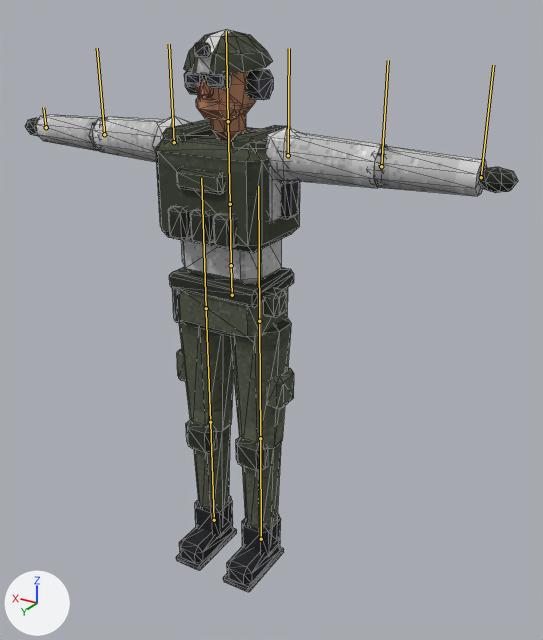
What one commit did to the glTF model assets/models/crew/rifleman.glb.
Camera for both pictures: a camera (50 mm lens) standing at (-1.272, 1.874, 1.904) and looking at (-0.142, -0.009, 0.963). Lighting does not change. The marker at lower left points along +X, +Y and +Z. The first picture is the older version. The bones that change, and the others that lie on the model, are drawn over the model as lines. Mesh edges are drawn as thin lines.

The first picture shows 'body'.
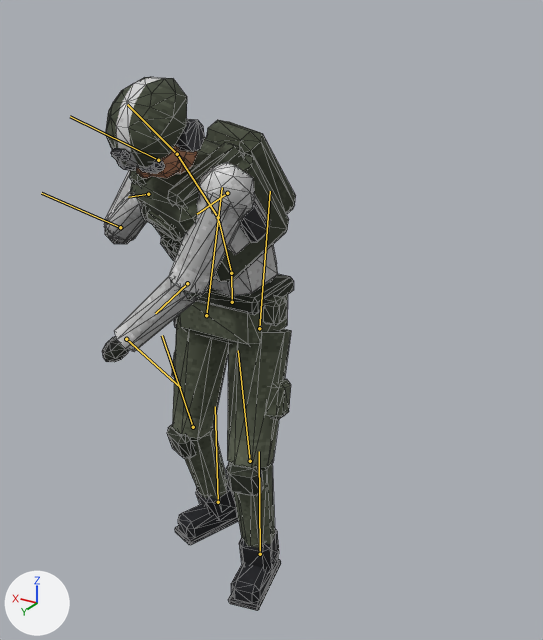
The newer file adds an action. The first version stands in its rest pose; the second is drawn at frame 0 of the action 'aim_shotgun_d60'.

Pixel boxes [x1, y1, x2, y2] of what changed, in the pictures (543 x 640 px):
'body', posed (61% narrower): before [25, 29, 518, 592]; after [102, 77, 296, 610]
bone 'hips', root to tip: before (232, 295) to (231, 265); after (232, 302) to (231, 273)
bone 'spine', root to tip: before (231, 265) to (230, 204); after (231, 273) to (218, 217)
bone 'chest', root to tip: before (230, 204) to (228, 121); after (218, 217) to (177, 154)
bone 'head', root to tip: before (228, 121) to (226, 31); after (177, 154) to (127, 104)
bone 'upper_arm_l', root to tip: before (288, 155) to (289, 48); after (227, 193) to (197, 214)
bone 'forearm_l', root to tip: before (381, 166) to (388, 60); after (187, 283) to (155, 313)
bone 'hand_l', root to tip: before (481, 177) to (493, 65); after (126, 339) to (180, 387)
bone 'upper_arm_r', root to tip: before (174, 142) to (169, 44); after (158, 160) to (70, 116)
bone 'forearm_r', root to tip: before (104, 134) to (97, 48); after (120, 227) to (41, 193)
bone 'hand_r', root to tip: before (46, 127) to (43, 107); after (148, 194) to (128, 197)
bone 'thigh_l', root to tip: before (259, 321) to (258, 186); after (259, 328) to (270, 191)
bone 'shin_l', root to tip: before (260, 438) to (259, 324); after (250, 461) to (238, 350)
bone 'foot_l', root to tip: before (261, 539) to (260, 438); after (260, 554) to (259, 451)
bone 'thigh_r', root to tip: before (206, 308) to (201, 178); after (206, 315) to (222, 187)
bone 'shin_r', root to tip: before (210, 422) to (206, 311); after (193, 427) to (162, 335)
bone 'foot_r', root to tip: before (214, 520) to (210, 422); after (218, 502) to (215, 406)

What the commit changed:
Bone 'hips' (bone_hips) moves from (0.0, 0.0, 0.0) to (0.0, -0.025, 0.0).
Bone 'spine' (bone_spine) turns from (0, 0, 0) to (-15, -13, 0) degrees about its own x, y and z.
Bone 'chest' (bone_chest) turns from (0, 0, 0) to (-18, -13, 0) degrees about its own x, y and z.
Bone 'head' (bone_head) turns from (0, 0, 0) to (-15, 22, 11) degrees about its own x, y and z.
Bone 'upper_arm_l' (bone_upper_arm_l) turns from (0, 0, 0) to (-60, -51, 109) degrees about its own x, y and z.
Bone 'forearm_l' (bone_forearm_l) turns from (0, 0, 0) to (0, -22, 0) degrees about its own x, y and z.
Bone 'hand_l' (bone_hand_l) turns from (0, 0, 0) to (121, 1, -25) degrees about its own x, y and z.
Bone 'upper_arm_r' (bone_upper_arm_r) turns from (0, 0, 0) to (-38, 45, -52) degrees about its own x, y and z.
Bone 'forearm_r' (bone_forearm_r) turns from (0, 0, 0) to (0, 152, 0) degrees about its own x, y and z.
Bone 'hand_r' (bone_hand_r) turns from (0, 0, 0) to (-13, -128, 59) degrees about its own x, y and z.
Bone 'thigh_l' (bone_thigh_l) turns from (0, 0, 0) to (17, 12, -2) degrees about its own x, y and z.
Bone 'shin_l' (bone_shin_l) turns from (0, 0, 0) to (-25, 0, 0) degrees about its own x, y and z.
Bone 'foot_l' (bone_foot_l) turns from (0, 0, 0) to (8, 0, 2) degrees about its own x, y and z.
Bone 'thigh_r' (bone_thigh_r) turns from (0, 0, 0) to (4, -20, 6) degrees about its own x, y and z.
Bone 'shin_r' (bone_shin_r) turns from (0, 0, 0) to (-23, 0, 0) degrees about its own x, y and z.
Bone 'foot_r' (bone_foot_r) turns from (0, 0, 0) to (17, 2, -5) degrees about its own x, y and z.
